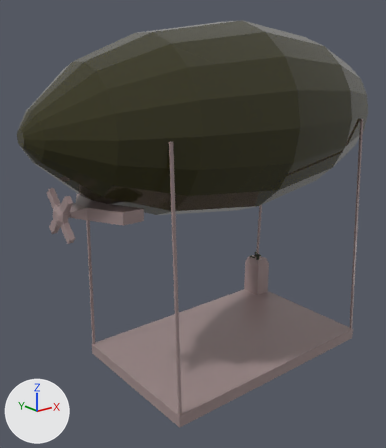
One commit to the OBJ model Assets/3D Models/blimp.obj: the scene before it, then after it.
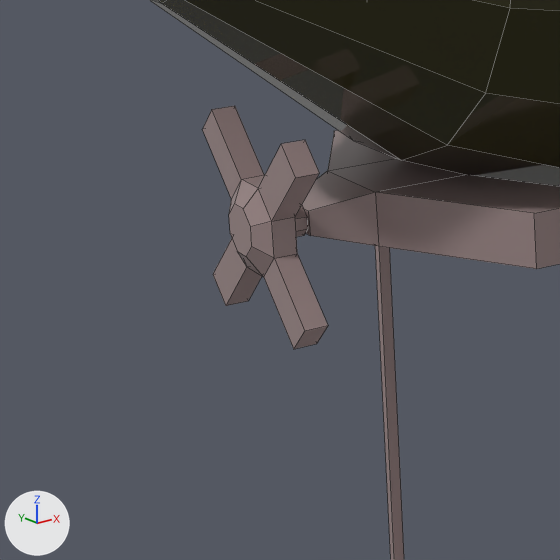
The first picture shows the older version from a 50 mm lens placed at (-7.02, -7.51, 5.88), pointed at (-0.78, 0.29, 2.76). The close-ups show both versions on the part from 0% to 33% of the width and 37% to 65% of the height of that picture. Every picture has the same lights, and +X, +Y and +Z are marked at lower left. The close-ups show mesh edges as thin lines. Where no turn or scale is listed for an object, it has been applied to the vertices.

Objects in the first close-up: 'blimp', 'motor'.
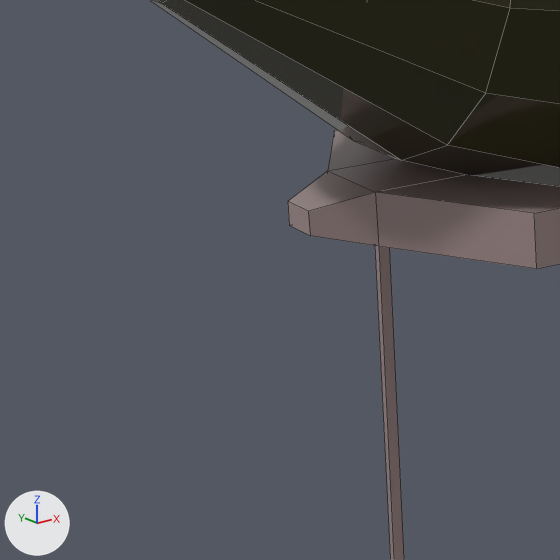
What changed in the scene script:
```text
Change me_motor:
    where me_motor.from_pydata(...)  # 76 vertices, 68 faces; spans x -3.73..-2.61, y -0.77..0.73, z 3.14..3.91
    used by ob_motor; location = (0.0, 0.0, 0.0)
    me_motor part 1: the loose piece of 56 vertices spanning x -3.73..-3.5, y -0.38..0.38, z 3.14..3.91 is deleted
```

Where the change shows, as pixel boxes (x1, y1, x2, y2) in the close-ups (560 x 560 px):
'motor', reshaped
    before: (202, 106, 560, 349)
    after: (288, 130, 560, 269)
part 1 of me_motor, deleted
    before: (202, 106, 328, 349)
